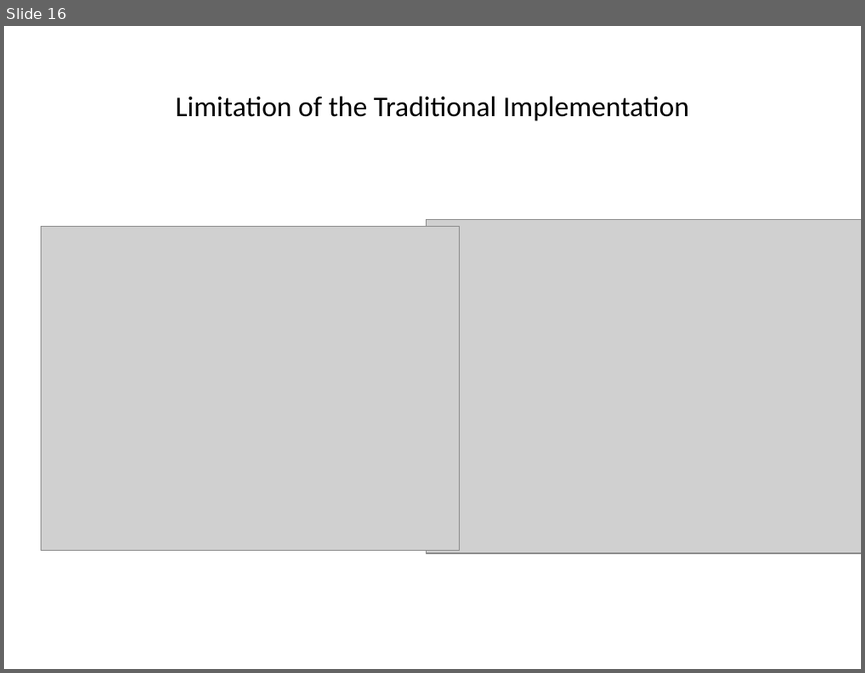
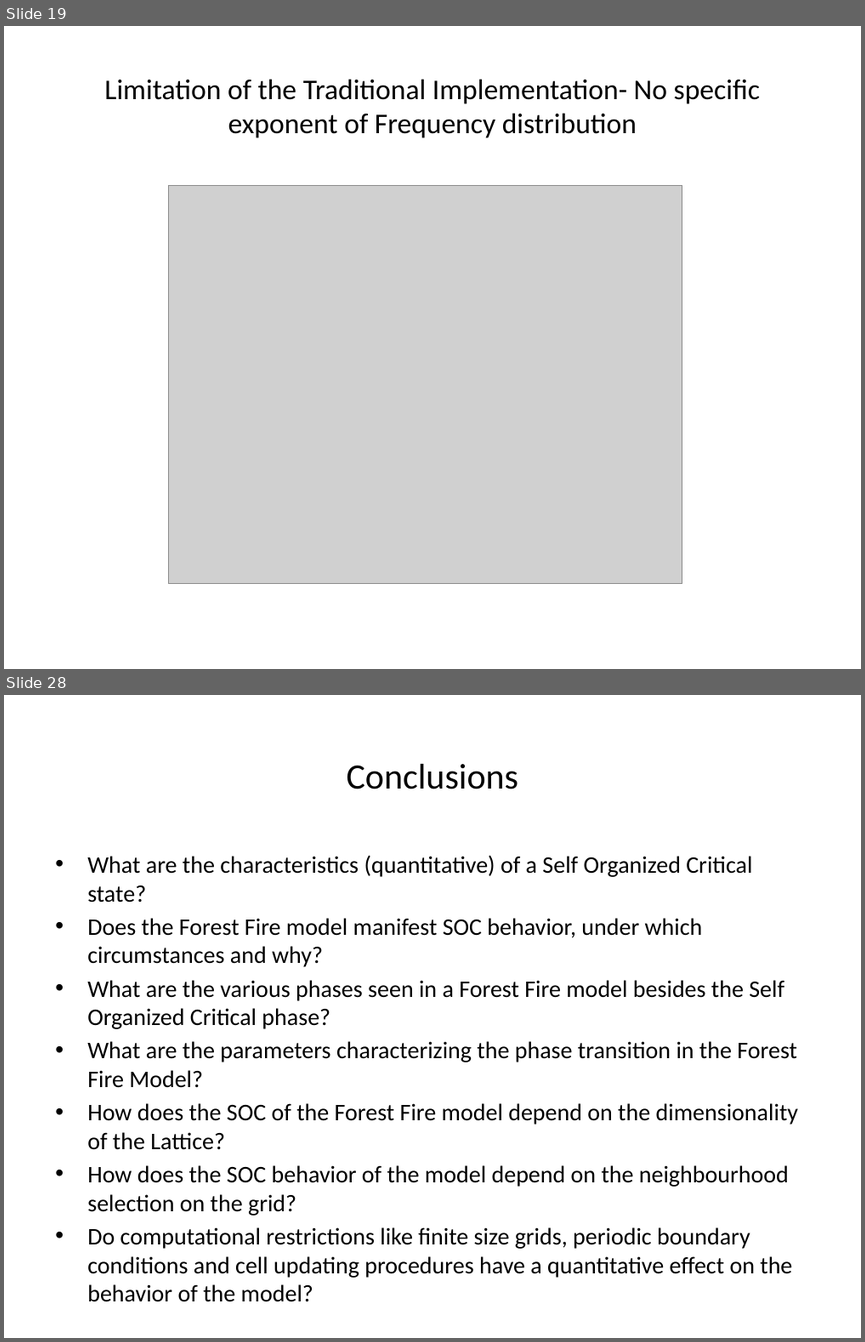
Before and after one commit to wildmic/Forest-Fire-SOC, a slide deck: presentation/SOC.pptx. Shown one above the other, each under a label of ours: slide 16 before the commit, slides 19 and 28 after it; the slides between them are not shown. The pictures are 865x673 and 865x1342 pixels, drawn with LibreOffice and Linux fonts; fonts in the diff are those of the drawing; grey boxes stand for pictures. Boxes give left, top, right and bottom in pixels: in the first picture for what was removed or moved away, otherwise in the second. Text is boxed around its words. In the diff, an @@ line names an element or a change of style, - is before the commit and + after.

```diff
--- a/presentation/SOC.pptx
+++ b/presentation/SOC.pptx
@@ slide 28 added at [4, 695, 861, 1338], background #FFFFFF @@
@@ title added at [347, 764, 519, 789], 30 pt, text #000000 @@
+Conclusions
@@ text added at [87, 855, 798, 1277], 20 pt, text #000000 @@
+• What are the characteristics (quantitative) of a Self Organized Critical state?
+• Does the Forest Fire model manifest SOC behavior, under which circumstances and why?
+• What are the various phases seen in a Forest Fire model besides the Self Organized Critical phase?
+• What are the parameters characterizing the phase transition in the Forest Fire Model?
+• How does the SOC of the Forest Fire model depend on the dimensionality of the Lattice?
+• How does the SOC behavior of the model depend on the neighbourhood selection on the grid?
+• Do computational restrictions like finite size grids, periodic boundary conditions and cell updating procedures have a quantitative effect on the behavior of the model?
@@ what was slide 16 is now slide 19 @@
@@ slide 19 changed as well @@
@@ title at [104, 79, 760, 138]: text changed @@
-Limitation of the Traditional Implementation
+Limitation of the Traditional Implementation- No specific exponent of Frequency distribution
@@ picture: place and size @@
-picture at [41, 226, 459, 550]
+picture at [169, 185, 681, 584]
@@ picture removed at [426, 219, 861, 553] @@
```
Also in this commit, not shown: 6 other slides changed, 11 other slides added, 3 slides removed, 6 other files.
